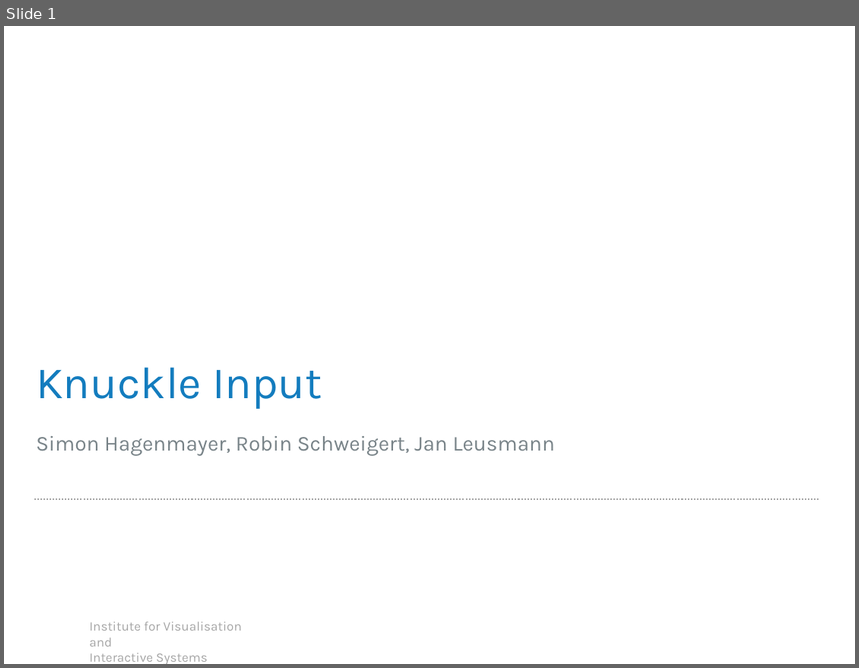
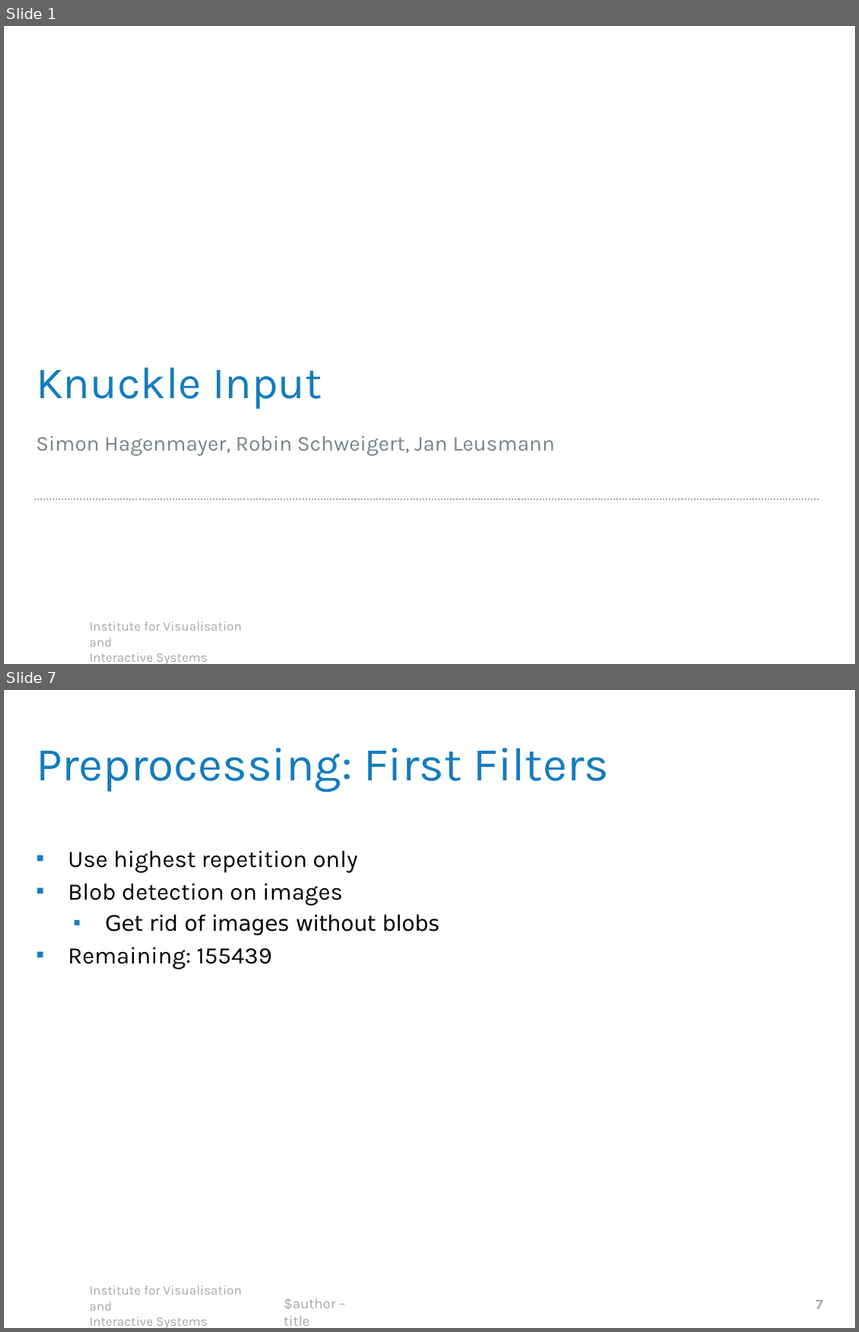
Before and after one commit to robsch94/FaPraKnuckleInput, a slide deck: Presentations/FinalPresentation.pptx. Shown one above the other, each under a label of ours: slide 1 before the commit, slides 1 and 7 after it; the slides between them are not shown. The pictures are 859x668 and 859x1332 pixels, drawn with LibreOffice and Linux fonts; fonts in the diff are those of the drawing; background and template pictures are left out. Boxes give left, top, right and bottom in pixels: in the first picture for what was removed or moved away, otherwise in the second. Text is boxed around its words. In the diff, an @@ line names an element or a change of style, - is before the commit and + after.

```diff
--- a/Presentations/FinalPresentation.pptx
+++ b/Presentations/FinalPresentation.pptx
@@ slide 7 added at <box>4,690,855,1328</box>, background #FFFFFF; not listed: 1 template element that a slide beside it also shows @@
@@ title added at <box>36,748,609,793</box>, 40 pt, text #137CBE @@
+Preprocessing: First Filters
@@ text added at <box>68,850,439,970</box>, 20 pt, text #000000 @@
+▪ Use highest repetition only
+▪ Blob detection on images
+  ▪ Get rid of images without blobs
+▪ Remaining: 155439
@@ text added at <box>284,1299,335,1326</box>, 12 pt, text #A6A6A6 @@
+$author – title
@@ page number added at <box>816,1300,823,1309</box>, 12 pt, text #A6A6A6, bold @@
+7
```
Also in this commit, not shown: 3 slides changed, 15 other slides added, 6 slides removed.
